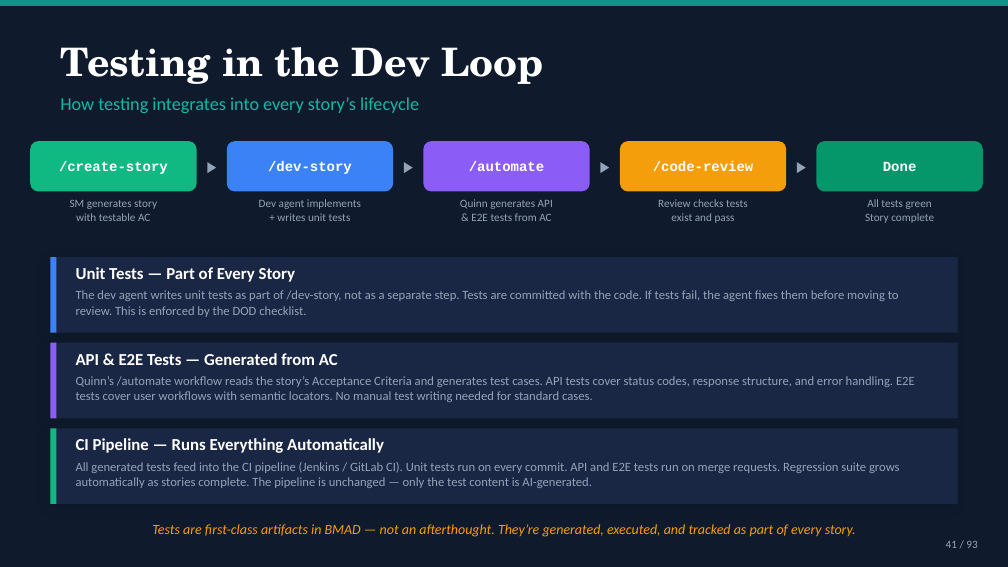
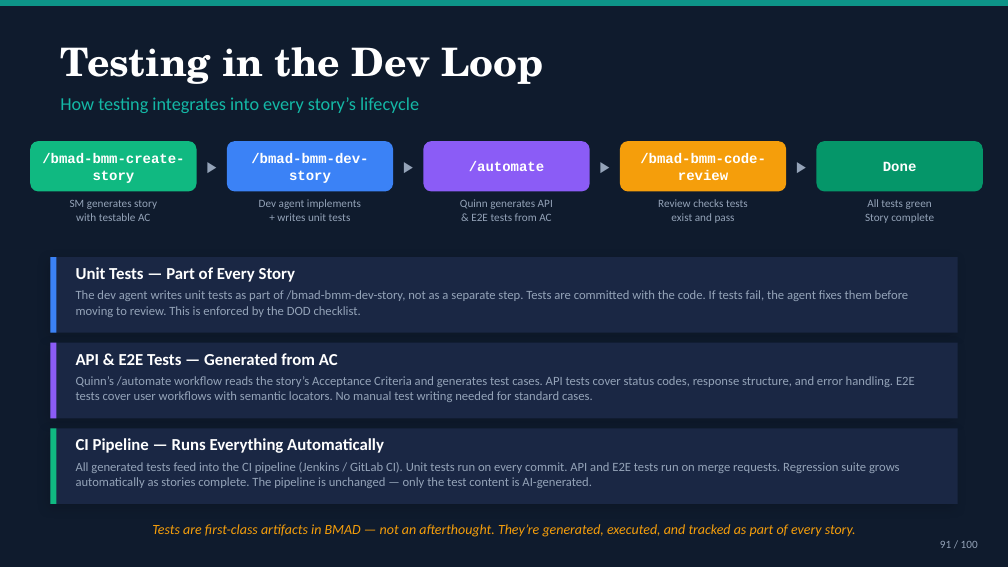
Before and after one commit to mayafit/AI_Agents, a slide deck: slide 91 of _bmad-output/methodology/BMAD_AI_Development_Training.pptx (slide 41 before the commit). Drawn at 1008x567 pixels with LibreOffice and Linux fonts; fonts in the diff are those of the drawing. Boxes give left, top, right and bottom in pixels: in the first picture for what was removed or moved away, otherwise in the second. Text is boxed around its words. In the diff, an @@ line names an element or a change of style, - is before the commit and + after.

```diff
--- a/_bmad-output/methodology/BMAD_AI_Development_Training.pptx
+++ b/_bmad-output/methodology/BMAD_AI_Development_Training.pptx
@@ text at bbox=[42, 153, 184, 183]: text changed @@
-/create-story
+/bmad-bmm-create-story
@@ text at bbox=[251, 153, 368, 183]: text changed @@
-/dev-story
+/bmad-bmm-dev-story
@@ text at bbox=[640, 153, 766, 180]: text changed @@
-/code-review
+/bmad-bmm-code-review
@@ text at bbox=[76, 290, 909, 317]: text changed @@
-The dev agent writes unit tests as part of /dev-story, not as a separate step. Tests are committed with the code. If tests fail, the agent fixes them before moving to review. This is enforced by the DOD checklist.
+The dev agent writes unit tests as part of /bmad-bmm-dev-story, not as a separate step. Tests are committed with the code. If tests fail, the agent fixes them before moving to review. This is enforced by the DOD checklist.
@@ text at bbox=[940, 541, 978, 548]: text changed @@
-41 / 93
+91 / 100
```
Also in this commit, not shown: 72 other slides changed, 25 slides added, 18 slides removed, 5 other files.
